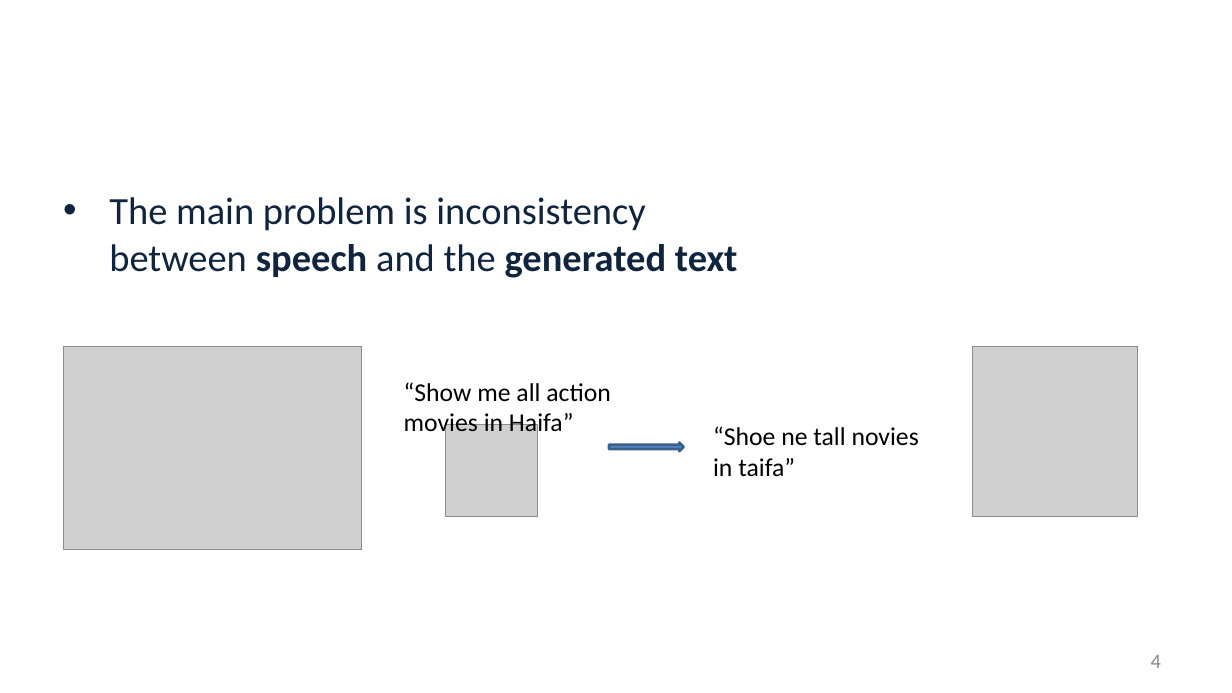
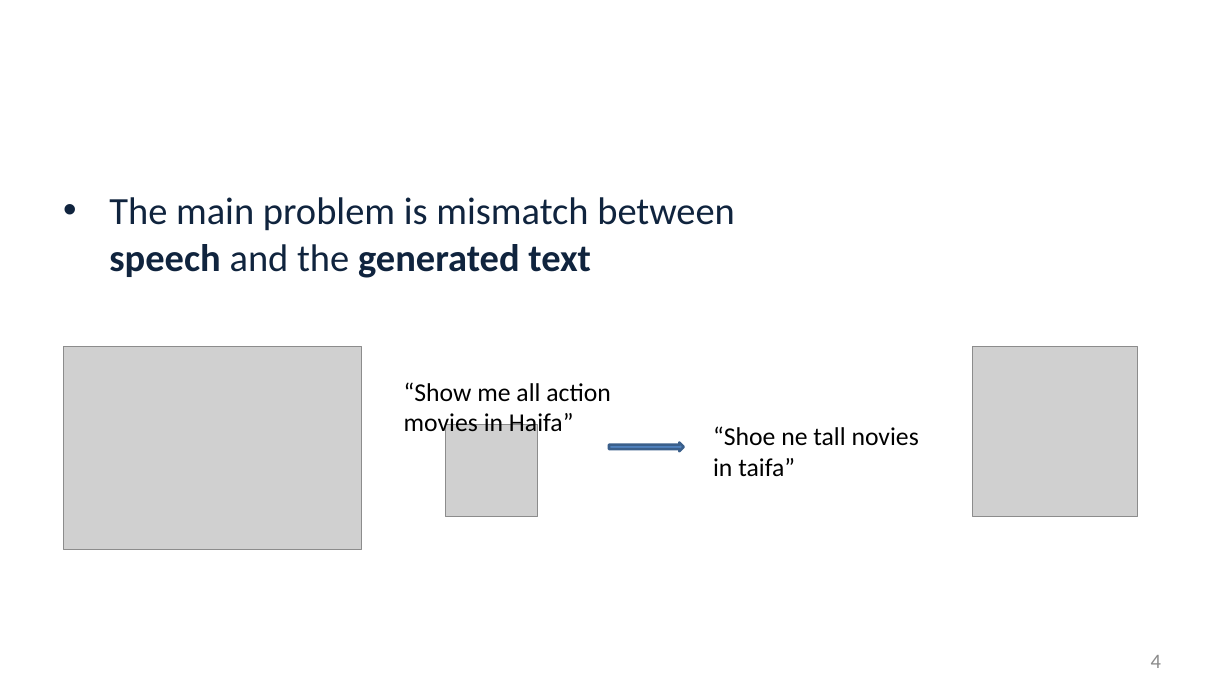
Before and after one commit to TalDerai/speech-recognition-filling-forms, a slide deck: slide 4 of Capstone Project Phase A-23-1-D-6.pptx. Drawn at 1232x693 pixels with LibreOffice and Linux fonts; fonts in the diff are those of the drawing; grey boxes stand for pictures; background and template pictures are left out. Boxes give left, top, right and bottom in pixels: in the first picture for what was removed or moved away, otherwise in the second. Text is boxed around its words. In the diff, an @@ line names an element or a change of style, - is before the commit and + after.

Commit message:
update files

```diff
--- a/Capstone Project Phase A-23-1-D-6.pptx
+++ b/Capstone Project Phase A-23-1-D-6.pptx
@@ text at bbox=[109, 197, 735, 278]: text changed @@
-• The main problem is inconsistency between speech and the generated text
+• The main problem is mismatch between speech and the generated text
```
